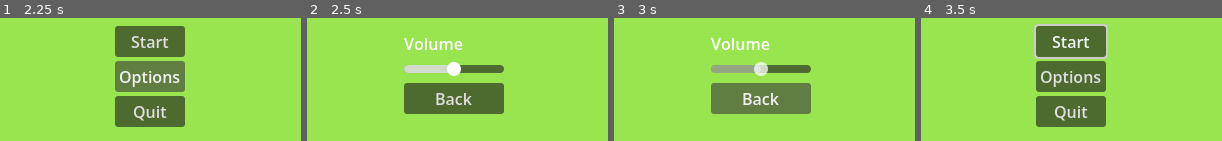
Above: before the commit, frames 1-4 (left to right).
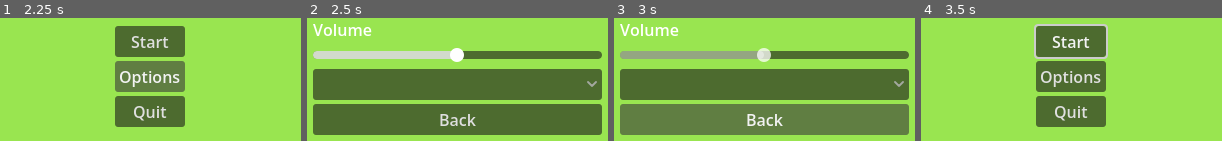
Above: after the commit, the same moments.

Repository: 50002/Taitaja_Finaali
Game: Godot game, scene res://Menu/Mainmenu.tscn
Same seed, same stepped clock (60 frames per second), same inputs: the game is played once before the commit and once after it. The project has no main scene, so this scene is started directly.
Inputs:
- Up to frame 1 (2.25 s): click "Start" at 0.5 s; click "Start" at 1.25 s; click "Options" at 2 s
- Up to frame 2 (2.5 s): no input
- Up to frame 3 (3 s): click "Back" at 2.75 s
- Up to frame 4 (3.5 s): no input

Frame 1 is identical in both runs. In frame 2, 51% of the frame differs, in the area x 1-99%, y 4-96%; in frame 3, 51%; in frame 4, nothing differs.

Commit message:
lots of ui

Diff:
--- a/parkstoration/Menu/Options.tscn
+++ b/parkstoration/Menu/Options.tscn
@@ -29,10 +29,10 @@
 anchor_top = 0.5
 anchor_right = 0.5
 anchor_bottom = 0.5
-offset_left = -53.75
-offset_top = -46.25
-offset_right = 53.75
-offset_bottom = 46.25
+offset_left = -144.875
+offset_top = -60.125
+offset_right = 144.875
+offset_bottom = 60.125
 grow_horizontal = 2
 grow_vertical = 2
 
@@ -50,16 +50,24 @@
 min_value = -10.0
 max_value = 10.0
 
+[node name="OptionButton" type="OptionButton" parent="ColorRect/Container/VBoxContainer" unique_id=879070928]
+layout_mode = 2
+item_count = 2
+popup/item_0/text = "Use one controller, one keyboard"
+popup/item_0/id = 0
+popup/item_1/text = "Use two controllers"
+popup/item_1/id = 1
+
 [node name="back" type="Button" parent="ColorRect/Container/VBoxContainer" unique_id=798236280]
 layout_mode = 2
 focus_neighbor_bottom = NodePath("../bgm")
 text = "Back"
 
 [node name="move" type="AudioStreamPlayer" parent="." unique_id=287718336]
-stream = ExtResource("2_ty45b")
+stream = ExtResource("3_lg0h4")
 
 [node name="pick" type="AudioStreamPlayer" parent="." unique_id=641849550]
-stream = ExtResource("3_lg0h4")
+stream = ExtResource("2_ty45b")
 
 [node name="back_timer" type="Timer" parent="." unique_id=1298149415]
 wait_time = 0.2
--- /dev/null
+++ b/parkstoration/Menu/load_screen.tscn
@@ -0,0 +1,41 @@
+[gd_scene format=3 uid="uid://cvrafj0cphwof"]
+
+[node name="Control" type="Control" unique_id=1391489640]
+layout_mode = 3
+anchors_preset = 15
+anchor_right = 1.0
+anchor_bottom = 1.0
+grow_horizontal = 2
+grow_vertical = 2
+
+[node name="ColorRect" type="ColorRect" parent="." unique_id=656475251]
+layout_mode = 1
+anchors_preset = 15
+anchor_right = 1.0
+anchor_bottom = 1.0
+grow_horizontal = 2
+grow_vertical = 2
+color = Color(0.6, 0.8980392, 0.3137255, 1)
+
+[node name="Container" type="Container" parent="ColorRect" unique_id=522428188]
+layout_mode = 1
+anchors_preset = 2
+anchor_top = 1.0
+anchor_bottom = 1.0
+offset_top = -54.0
+offset_right = 565.0
+grow_vertical = 0
+
+[node name="VBoxContainer" type="VBoxContainer" parent="ColorRect/Container" unique_id=841103027]
+layout_mode = 2
+
+[node name="Label" type="Label" parent="ColorRect/Container/VBoxContainer" unique_id=815465893]
+layout_mode = 2
+text = "Use WASD for movement and E for interact on keyboard"
+
+[node name="Label2" type="Label" parent="ColorRect/Container/VBoxContainer" unique_id=1045508414]
+layout_mode = 2
+text = "Use LEFT STICK for movement and the A button for interact on controller"
+
+[node name="Timer" type="Timer" parent="." unique_id=230581771]
+wait_time = 4.0
--- /dev/null
+++ b/parkstoration/Menu/lose.gd
@@ -0,0 +1,16 @@
+extends Control
+
+
+# Called when the node enters the scene tree for the first time.
+func _ready() -> void:
+	$ColorRect/VBoxContainer/Button.grab_focus()
+
+
+func _on_button_pressed() -> void:
+	$pick.play()
+	$Timer.start()
+
+
+
+func _on_timer_timeout() -> void:
+	get_tree().change_scene_to_file("res://Menu/Mainmenu.tscn")
--- /dev/null
+++ b/parkstoration/Menu/lose.tscn
@@ -0,0 +1,54 @@
+[gd_scene format=3 uid="uid://bmv0rmkey6arj"]
+
+[ext_resource type="Script" uid="uid://vginpyymqkxi" path="res://Menu/lose.gd" id="1_l2gf6"]
+[ext_resource type="AudioStream" uid="uid://b882c6pxp000l" path="res://Audio/UIClick_INTERFACE-Metallic Click_HY_PC-006.wav" id="2_vnele"]
+
+[node name="Control" type="Control" unique_id=294622429]
+layout_mode = 3
+anchors_preset = 15
+anchor_right = 1.0
+anchor_bottom = 1.0
+grow_horizontal = 2
+grow_vertical = 2
+script = ExtResource("1_l2gf6")
+
+[node name="ColorRect" type="ColorRect" parent="." unique_id=1856678686]
+layout_mode = 1
+anchors_preset = 15
+anchor_right = 1.0
+anchor_bottom = 1.0
+grow_horizontal = 2
+grow_vertical = 2
+color = Color(0.6, 0.8980392, 0.3137255, 1)
+
+[node name="VBoxContainer" type="VBoxContainer" parent="ColorRect" unique_id=536775577]
+layout_mode = 1
+anchors_preset = 8
+anchor_left = 0.5
+anchor_top = 0.5
+anchor_right = 0.5
+anchor_bottom = 0.5
+offset_left = -20.0
+offset_top = -20.0
+offset_right = 20.0
+offset_bottom = 20.0
+grow_horizontal = 2
+grow_vertical = 2
+
+[node name="Label" type="Label" parent="ColorRect/VBoxContainer" unique_id=256838156]
+layout_mode = 2
+text = "You ran out of time"
+
+[node name="Button" type="Button" parent="ColorRect/VBoxContainer" unique_id=1972385806]
+layout_mode = 2
+text = "Back"
+
+[node name="Timer" type="Timer" parent="." unique_id=582400434]
+
+[node name="pick" type="AudioStreamPlayer" parent="." unique_id=191125997]
+stream = ExtResource("2_vnele")
+pitch_scale = 0.2
+
+[connection signal="focus_exited" from="ColorRect/VBoxContainer/Button" to="." method="_on_button_focus_exited"]
+[connection signal="pressed" from="ColorRect/VBoxContainer/Button" to="." method="_on_button_pressed"]
+[connection signal="timeout" from="Timer" to="." method="_on_timer_timeout"]
--- a/parkstoration/Menu/options.gd
+++ b/parkstoration/Menu/options.gd
@@ -7,6 +7,7 @@
 # Called when the node enters the scene tree for the first time.
 func _ready() -> void:
 	$ColorRect/Container/VBoxContainer/bgm.grab_focus()
+	Savedata.update_volume()
 	$ColorRect/Container/VBoxContainer/bgm.value = Savedata.BGM
 
 
--- /dev/null
+++ b/parkstoration/Menu/win.gd
@@ -0,0 +1,16 @@
+extends Control
+
+
+func _ready() -> void:
+	$ColorRect/VBoxContainer/Button.grab_focus()
+
+
+
+
+func _on_timer_timeout() -> void:
+	get_tree().change_scene_to_file("res://Menu/Mainmenu.tscn")
+
+
+func _on_button_pressed() -> void:
+	$pick.play()
+	$Timer.start()
--- /dev/null
+++ b/parkstoration/Menu/win.tscn
@@ -0,0 +1,53 @@
+[gd_scene format=3 uid="uid://cc6hykgpve60k"]
+
+[ext_resource type="Script" uid="uid://bdb1f2f2nnl86" path="res://Menu/win.gd" id="1_3onqf"]
+[ext_resource type="AudioStream" uid="uid://b882c6pxp000l" path="res://Audio/UIClick_INTERFACE-Metallic Click_HY_PC-006.wav" id="2_7dvqf"]
+
+[node name="Control" type="Control" unique_id=130028835]
+layout_mode = 3
+anchors_preset = 15
+anchor_right = 1.0
+anchor_bottom = 1.0
+grow_horizontal = 2
+grow_vertical = 2
+script = ExtResource("1_3onqf")
+
+[node name="ColorRect" type="ColorRect" parent="." unique_id=1016847161]
+layout_mode = 1
+anchors_preset = 15
+anchor_right = 1.0
+anchor_bottom = 1.0
+grow_horizontal = 2
+grow_vertical = 2
+color = Color(0.6, 0.8980392, 0.3137255, 1)
+
+[node name="VBoxContainer" type="VBoxContainer" parent="ColorRect" unique_id=1487311117]
+layout_mode = 1
+anchors_preset = 8
+anchor_left = 0.5
+anchor_top = 0.5
+anchor_right = 0.5
+anchor_bottom = 0.5
+offset_left = -20.0
+offset_top = -20.0
+offset_right = 20.0
+offset_bottom = 20.0
+grow_horizontal = 2
+grow_vertical = 2
+
+[node name="Label" type="Label" parent="ColorRect/VBoxContainer" unique_id=788489107]
+layout_mode = 2
+text = "You cleaned up the park on time."
+
+[node name="Button" type="Button" parent="ColorRect/VBoxContainer" unique_id=1399283893]
+layout_mode = 2
+text = "Back"
+
+[node name="Timer" type="Timer" parent="." unique_id=895591403]
+wait_time = 0.2
+
+[node name="pick" type="AudioStreamPlayer" parent="." unique_id=2057811651]
+stream = ExtResource("2_7dvqf")
+
+[connection signal="pressed" from="ColorRect/VBoxContainer/Button" to="." method="_on_button_pressed"]
+[connection signal="timeout" from="Timer" to="." method="_on_timer_timeout"]
--- a/parkstoration/savedata.gd
+++ b/parkstoration/savedata.gd
@@ -5,13 +5,16 @@
 
 
 func _ready() -> void:
-
 	update_volume()
 
 func update_volume():
+	var err = config.load("user://savedata.cfg")
+	if err != OK:
+		return
+
 	for volume in config.get_sections():
 		BGM = config.get_value(volume, "BGM")
-
+		print(BGM)
 	var bgm_index= AudioServer.get_bus_index("Master")
 	AudioServer.set_bus_volume_db(bgm_index, BGM)
 
--- a/parkstoration/savedata2.gd
+++ b/parkstoration/savedata2.gd
@@ -5,13 +5,16 @@
 
 
 func _ready() -> void:
-
 	update_volume()
 
 func update_volume():
+	var err = config.load("user://savedata.cfg")
+	if err != OK:
+		return
+
 	for volume in config.get_sections():
 		BGM = config.get_value(volume, "BGM")
-
+		print(BGM)
 	var bgm_index= AudioServer.get_bus_index("Master")
 	AudioServer.set_bus_volume_db(bgm_index, BGM)
 
Binary file added: parkstoration/16x16/cottage.png
Not shown, added: parkstoration/16x16/cottage.png.import
Binary file added: parkstoration/16x16/cottage_fixed.png
Not shown, added: parkstoration/16x16/cottage_fixed.png.import
Binary file added: parkstoration/16x16/toolbox.png
Not shown, added: parkstoration/16x16/toolbox.png.import
Binary file added: parkstoration/16x16/watering_can.png
Not shown, added: parkstoration/16x16/watering_can.png.import
Not shown, added: parkstoration/Menu/lose.gd.uid
Not shown, added: parkstoration/Menu/win.gd.uid
